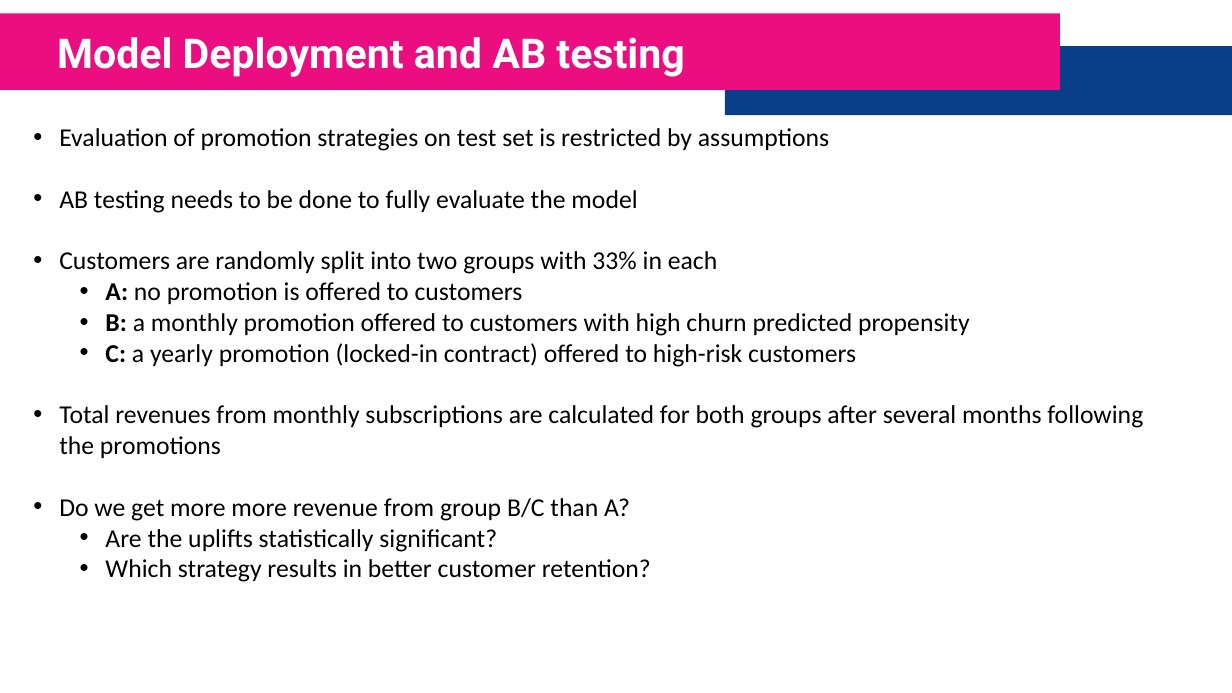
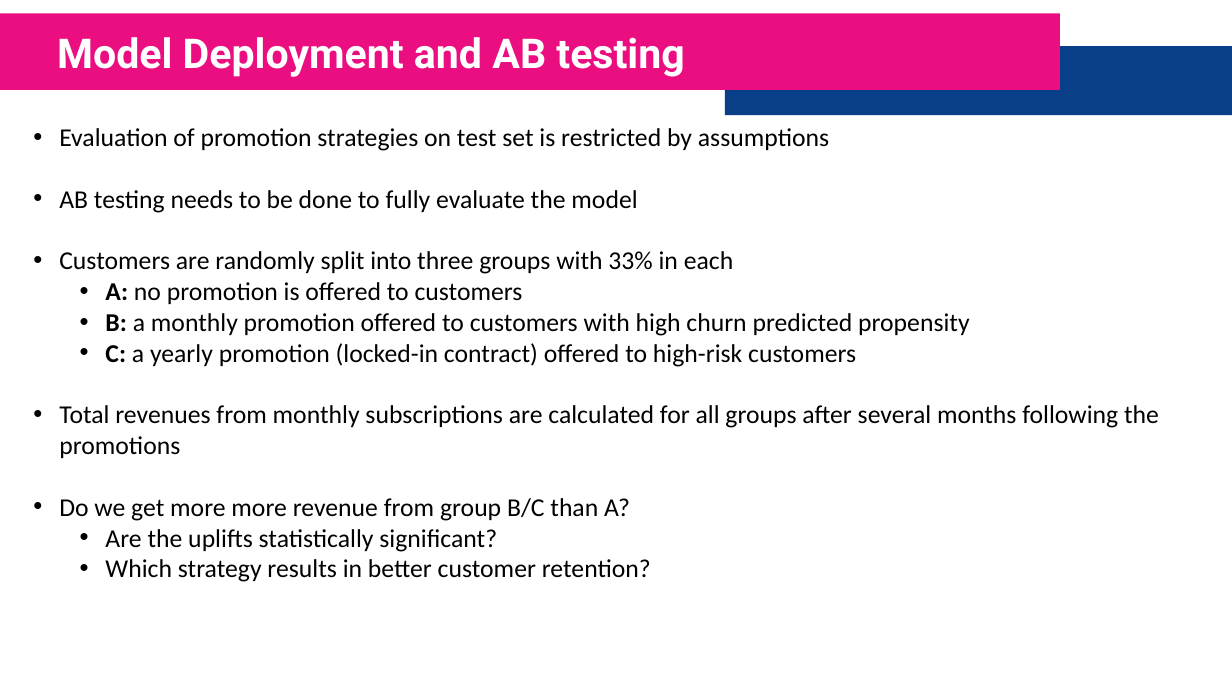
Before and after one commit to FarhadZafari/customer-churn-analysis, a slide deck: slide 13 of Presentation.pptx. Drawn at 1232x693 pixels with LibreOffice and Linux fonts; fonts in the diff are those of the drawing. Boxes give left, top, right and bottom in pixels: in the first picture for what was removed or moved away, otherwise in the second. Text is boxed around its words. In the diff, an @@ line names an element or a change of style, - is before the commit and + after.

```diff
--- a/Presentation.pptx
+++ b/Presentation.pptx
@@ text at bbox=[59, 251, 733, 274]: text changed @@
-• Customers are randomly split into two groups with 33% in each
+• Customers are randomly split into three groups with 33% in each
@@ text at bbox=[59, 405, 1159, 458]: text changed @@
-• Total revenues from monthly subscriptions are calculated for both groups after several months following the promotions
+• Total revenues from monthly subscriptions are calculated for all groups after several months following the promotions
```
Also in this commit, not shown: 2 other slides changed, 1 other file.
